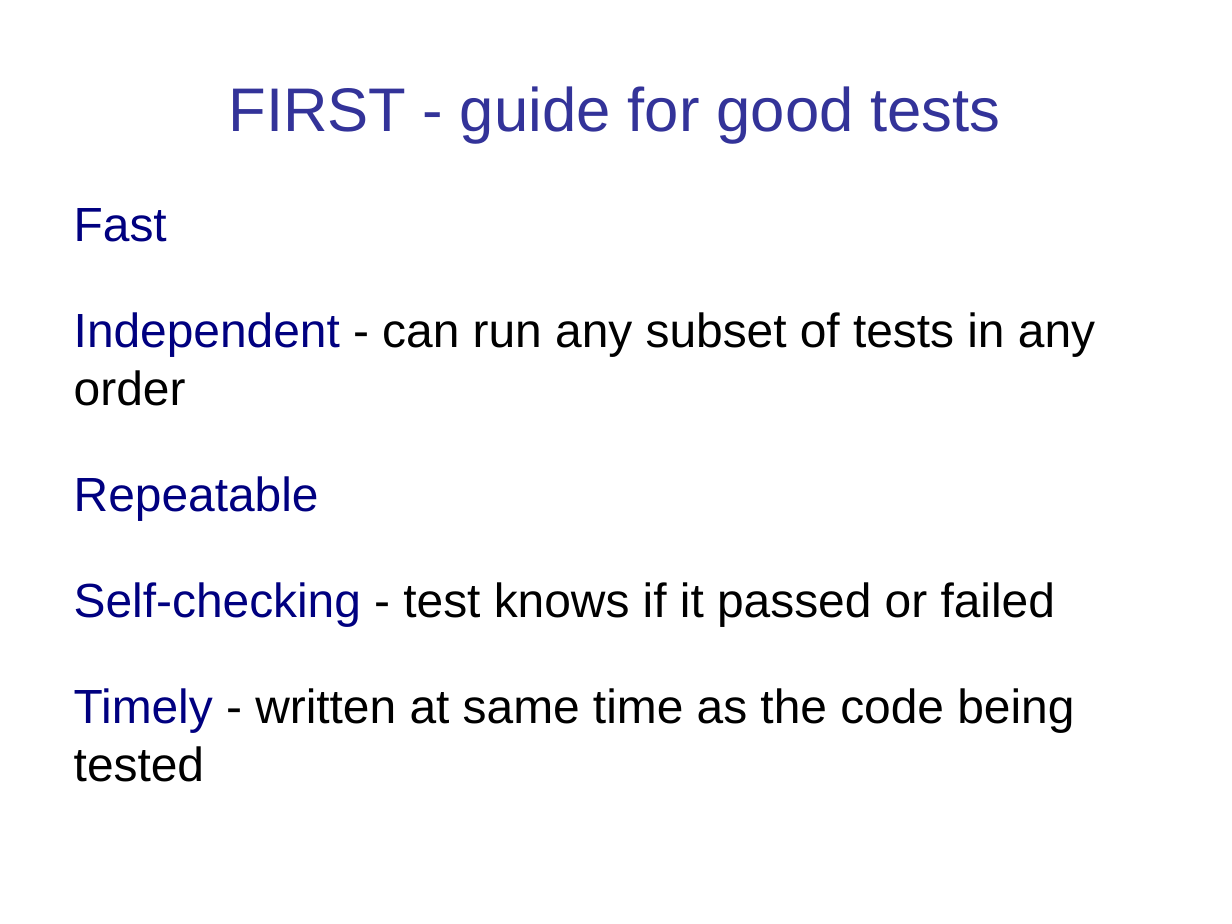
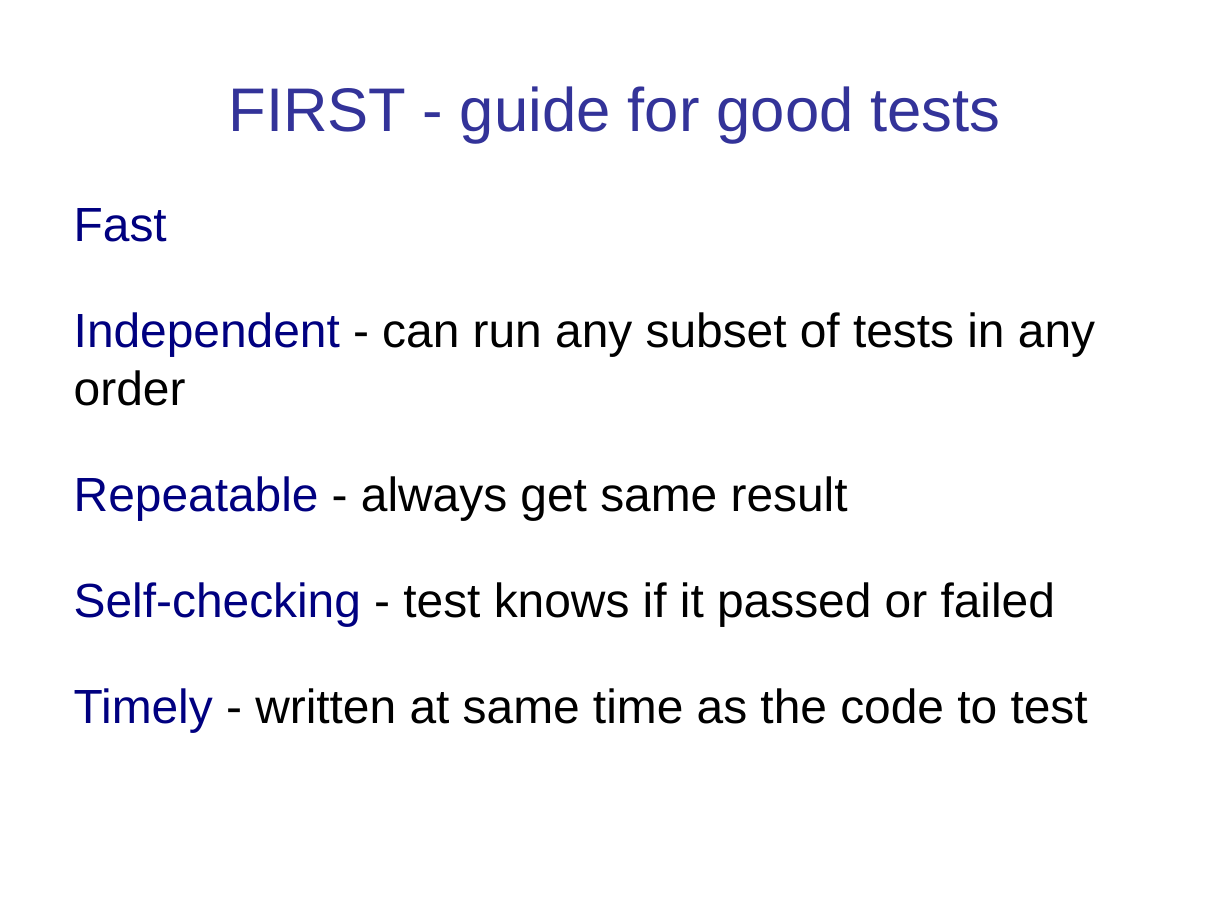
Before and after one commit to cpske/ISP, a slide deck: slide 13 of testing/Intro-to-Testing.ppt. Drawn at 1232x924 pixels with LibreOffice and Linux fonts; fonts in the diff are those of the drawing. Boxes give left, top, right and bottom in pixels: in the first picture for what was removed or moved away, otherwise in the second. Text is boxed around its words. In the diff, an @@ line names an element or a change of style, - is before the commit and + after.

```diff
--- a/testing/Intro-to-Testing.ppt
+++ b/testing/Intro-to-Testing.ppt
@@ text at [74,476,848,520]: text changed; text colour #000080 to #000000 @@
-Repeatable
+Repeatable - always get same result
@@ text at [74,688,1088,732]: text changed @@
-Timely - written at same time as the code being tested
+Timely - written at same time as the code to test
```
Also in this commit, not shown: 13 other slides changed, 11 other files.
